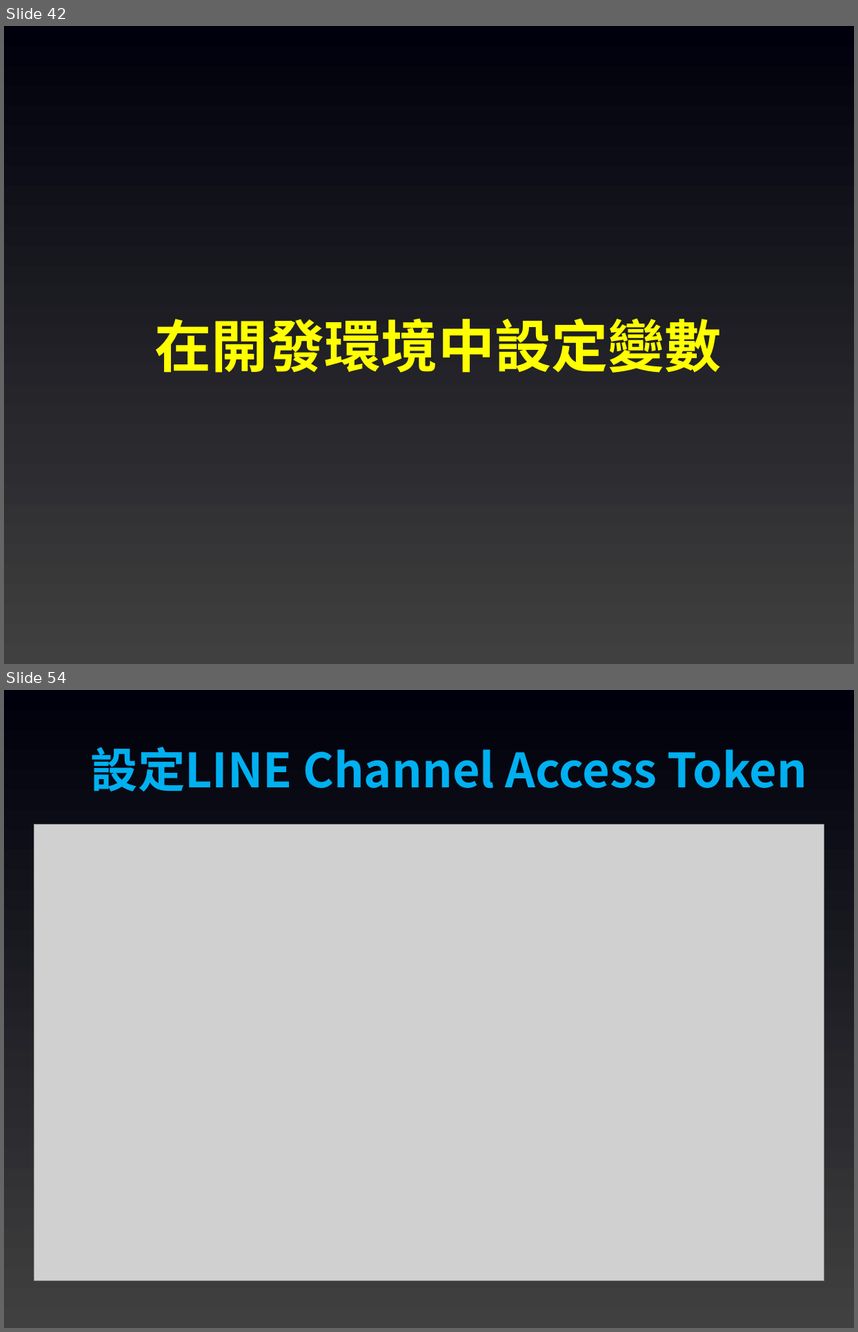
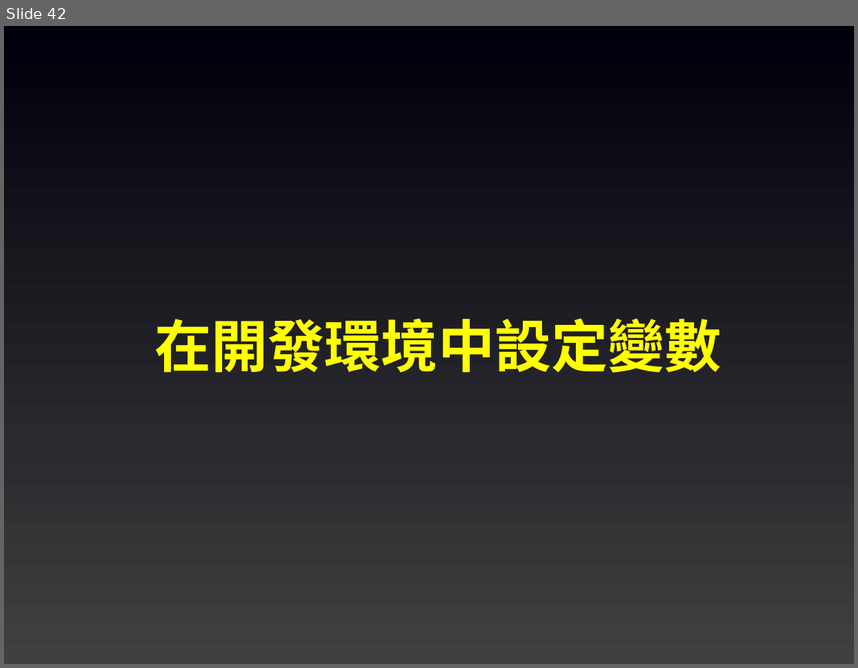
Before and after one commit to joshhu/mustlinebot2026, a slide deck: Slides/04. Ngrok說明.pptx. Shown one above the other, each under a label of ours: slides 42 and 54 before the commit, slide 42 after it; the slides between them are not shown. The pictures are 858x1332 and 858x668 pixels, drawn with LibreOffice and Linux fonts; fonts in the diff are those of the drawing; grey boxes stand for pictures. Boxes give left, top, right and bottom in pixels: in the first picture for what was removed or moved away, otherwise in the second. Text is boxed around its words. In the diff, an @@ line names an element or a change of style, - is before the commit and + after.

```diff
--- a/Slides/04. Ngrok說明.pptx
+++ b/Slides/04. Ngrok說明.pptx
@@ slide 54 removed at (4, 690, 854, 1328), background gradient #404040 to #00000C @@
@@ text removed at (91, 747, 808, 791) @@
-設定LINE Channel Access Token
@@ picture removed at (34, 825, 824, 1280) @@
```
Also in this commit, not shown: 4 slides changed, 15 other slides removed, 3 other files.
